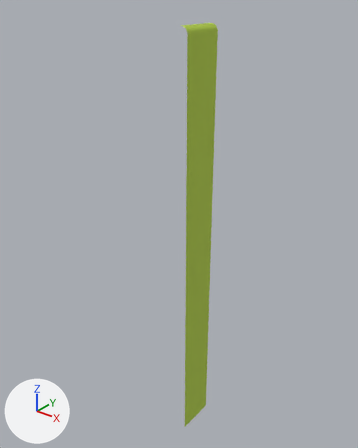
Two versions of the FBX model Assets/Models/Blocos/BlocoGrama/Models/Cachoeira.fbx, one commit apart.
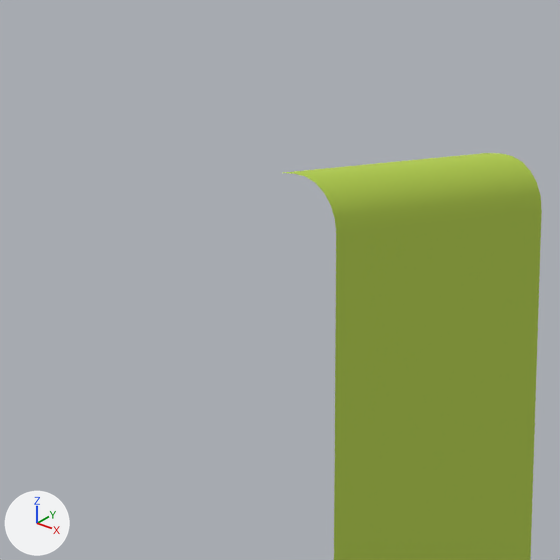
Each version is shown whole from a 50 mm lens placed at (6.32, -7.91, 0.72), pointed at (-0.58, 0.72, -4.62), then close up on the part from 39% to 62% of the width and 0% to 18% of the height. The axes (+X, +Y, +Z) are drawn at lower left. The lights are the same throughout. Where no turn or scale is listed for an object, it has been applied to the vertices.

Script lines for the objects in view, before the commit:
```python
me_mesh = bpy.data.meshes.new('Mesh')
me_mesh.from_pydata(...)  # 18 vertices, 8 faces; spans x 0.0..0.2, y 0.0..1.0, z -10.4..0.0
me_mesh.materials.append(mat_grass3)  # green #b4d048
# before: 0 (0.0, 0.0, 0.0), 1 (0.0, 1.0, 0.0) at pixel (488, 152)
ob_cachoeira = bpy.data.objects.new('Cachoeira', me_mesh)
ob_cachoeira.location = (0.0, 0.0, 0.0)
```
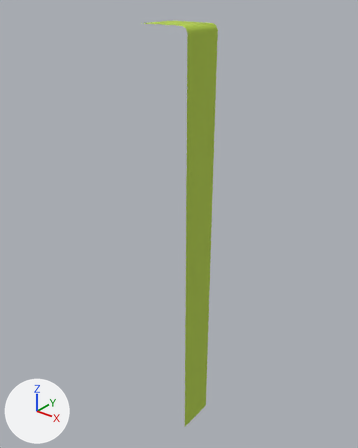
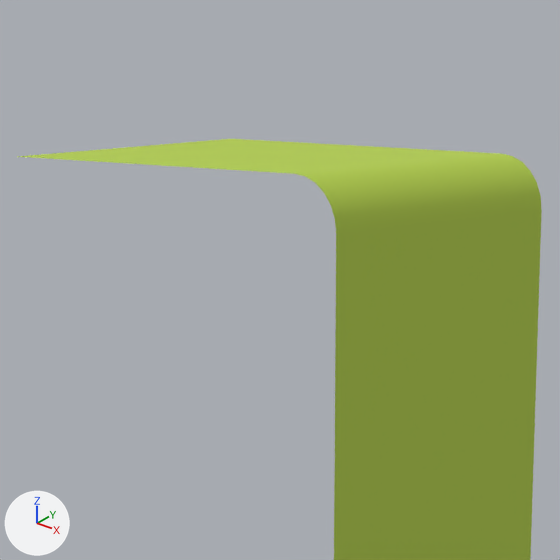
The newer file is also turned or shifted as a whole; pictures and numbers use the older file's frame.

Where the change shows, as pixel boxes (x1, y1, x2, y2) in the close-ups (560 x 560 px):
'Cachoeira', reshaped: before (283, 153, 542, 560); after (17, 139, 542, 560)
part 1 of me_mesh, added (green): after (17, 139, 482, 173)

Diff of the bpy script that builds the scene:
```diff
--- a/Assets/Models/Blocos/BlocoGrama/Models/Cachoeira.fbx.py
+++ b/Assets/Models/Blocos/BlocoGrama/Models/Cachoeira.fbx.py
@@ me_mesh @@
 me_mesh.from_pydata(...)  # 18 vertices, 8 faces; spans x 0.0..0.2, y 0.0..1.0, z -10.4..0.0
 # used by ob_cachoeira; location = (0.0, 0.0, 0.0)
 # verts and faces of me_mesh; kept vertices keep their numbers, new ones are numbered from 18
+# me_mesh part 1
+verts[18] = (-1.0, 1.0, 0.0)  # pixel (230, 138)
+verts[19] = (-1.0, 0.0, 0.0)  # pixel (15, 156)
+faces += [(0, 1, 18, 19)]
 me_mesh.materials.append(mat_grass3)
```
